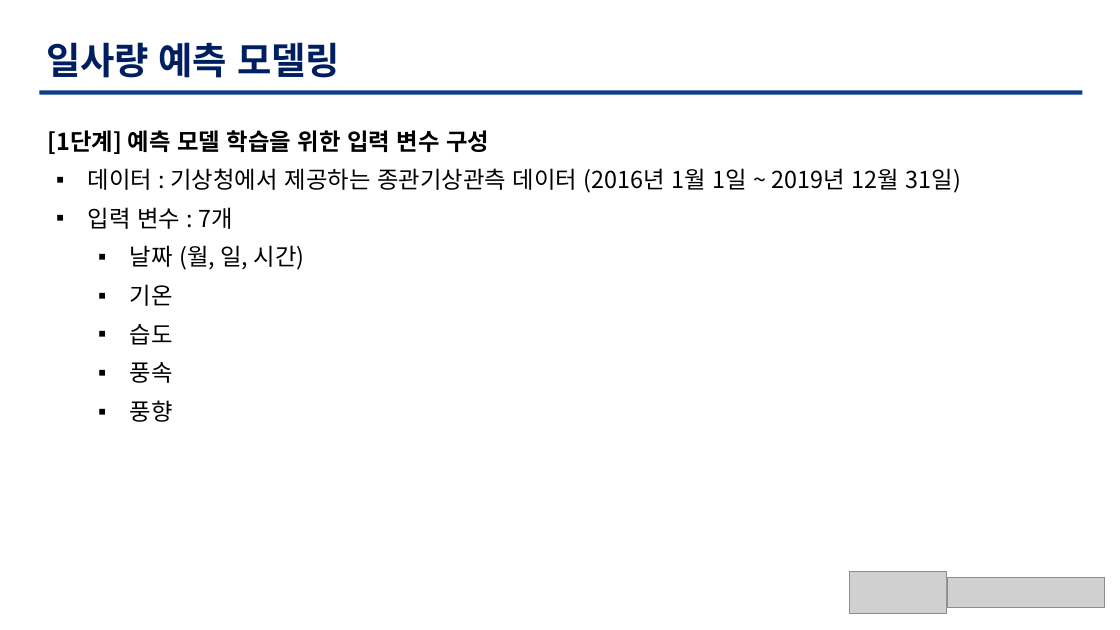
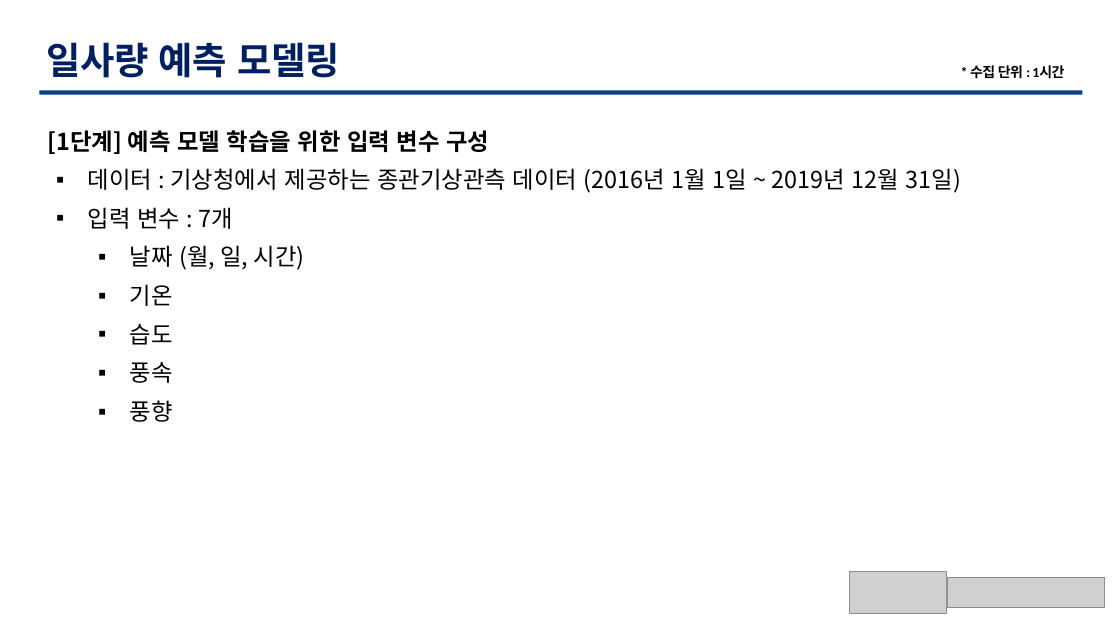
Before and after one commit to TaegyuHan/Solar_radiation_prediction_model, a slide deck: slide 8 of KICS_PT/[KICS] 모델 poster.pptx. Drawn at 1120x630 pixels with LibreOffice and Linux fonts; fonts in the diff are those of the drawing; grey boxes stand for pictures. Boxes give left, top, right and bottom in pixels: in the first picture for what was removed or moved away, otherwise in the second. Text is boxed around its words. In the diff, an @@ line names an element or a change of style, - is before the commit and + after.

```diff
--- a/KICS_PT/[KICS] 모델 poster.pptx
+++ b/KICS_PT/[KICS] 모델 poster.pptx
@@ text added at (970,65,1064,79), 12 pt, text #000000, bold @@
+* 수집 단위 : 1시간
```
Also in this commit, not shown: 7 other slides changed.
